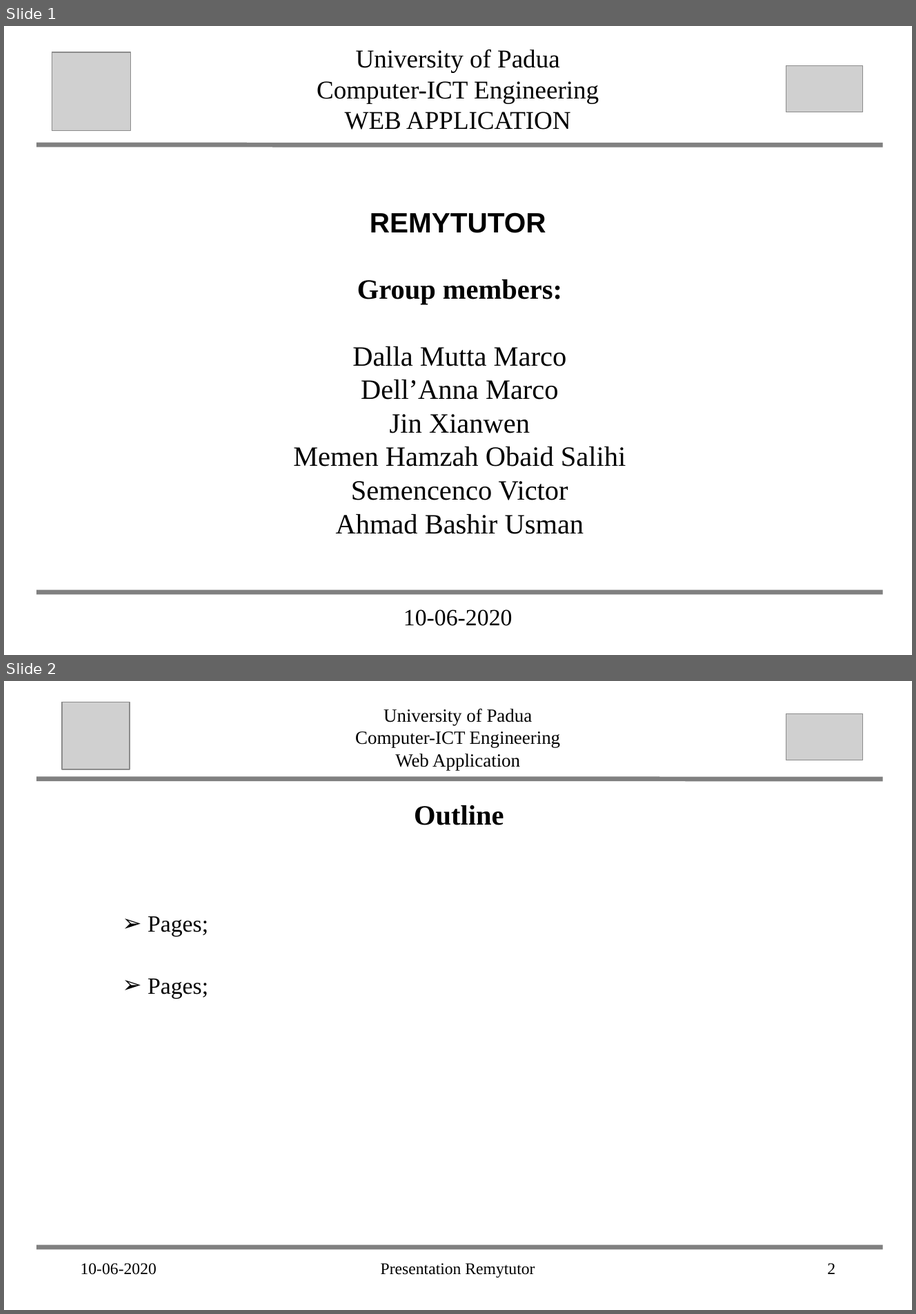
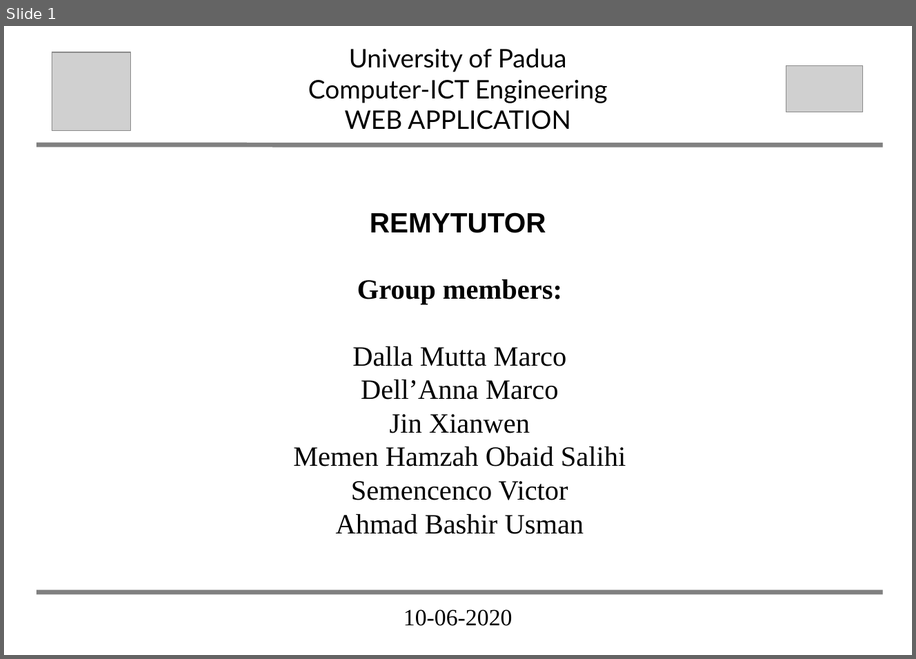
Before and after one commit to abahmadb/Web-Applications, a slide deck: HW2-RemuTutor-2019-2020 - Jin.ppt. Shown one above the other, each under a label of ours: slides 1 and 2 before the commit, slide 1 after it. The pictures are 916x1314 and 916x659 pixels, drawn with LibreOffice and Linux fonts; fonts in the diff are those of the drawing; grey boxes stand for pictures. Boxes give left, top, right and bottom in pixels: in the first picture for what was removed or moved away, otherwise in the second. Text is boxed around its words. In the diff, an @@ line names an element or a change of style, - is before the commit and + after.

```diff
--- a/HW2-RemuTutor-2019-2020 - Jin.ppt
+++ b/HW2-RemuTutor-2019-2020 - Jin.ppt
@@ slide 2 removed at <box>4,681,912,1310</box>, background #FFFFFF @@
@@ picture removed at <box>62,702,130,770</box> @@
@@ text removed at <box>355,709,560,770</box> @@
-University of Padua
-Computer-ICT Engineering
-Web Application
@@ picture removed at <box>786,713,862,760</box> @@
@@ line removed from (39, 779) to (880, 779) @@
@@ text removed at <box>414,805,504,825</box> @@
-Outline
@@ text removed at <box>148,916,208,998</box> @@
-  ➢ Pages;
-  ➢ Pages;
@@ line removed from (39, 1246) to (880, 1246) @@
@@ text removed at <box>81,1263,156,1274</box> @@
-10-06-2020
@@ text removed at <box>381,1263,535,1277</box> @@
-Presentation Remytutor
@@ page number removed at <box>827,1263,835,1274</box> @@
-2
@@ slide 1 changed as well @@
@@ text "University of Padua": place and size @@
-text "University of Padua" at <box>317,49,599,129</box>
+text "University of Padua" at <box>308,48,608,129</box>
@@ text "University of Padua" at <box>308,48,608,129</box>: font Times New Roman to Lato @@
```
Also in this commit, not shown: 5 other slides changed, 5 other slides removed, 29 other files.
